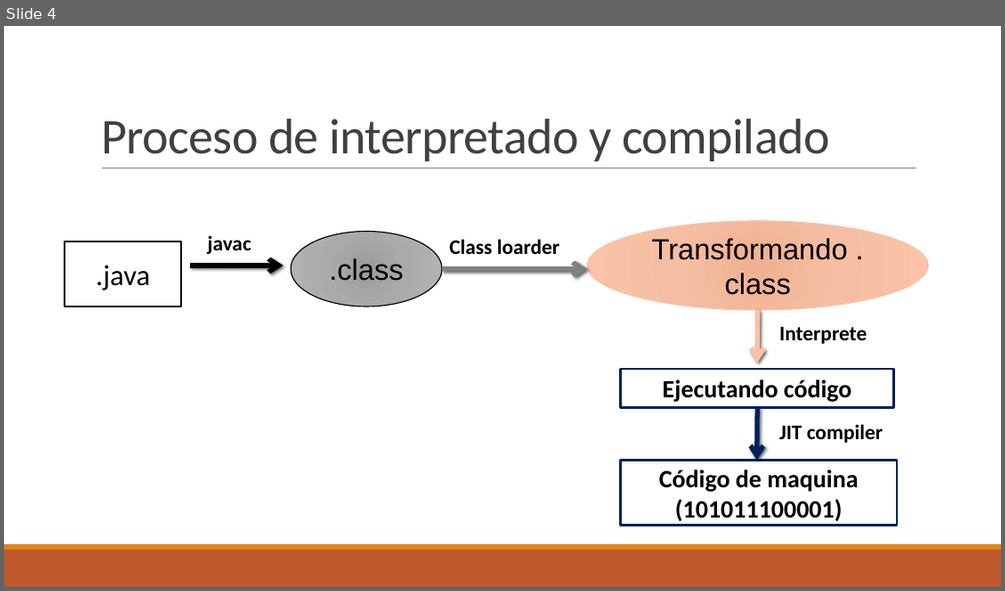
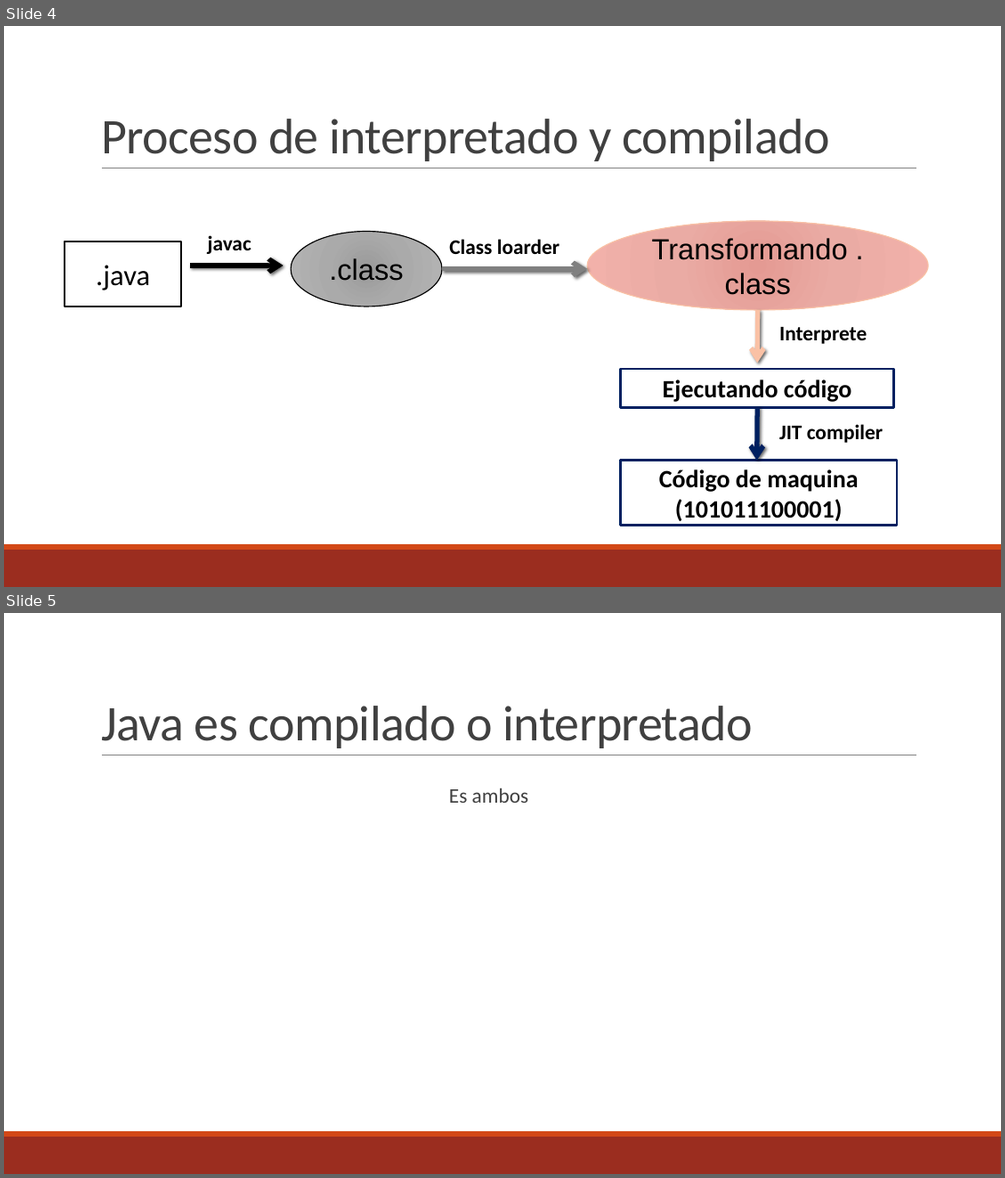
Before and after one commit to JeffersonCabrera/Java, a slide deck: Java.pptx. Shown one above the other, each under a label of ours: slide 4 before the commit, slides 4 and 5 after it. The pictures are 1005x591 and 1005x1178 pixels, drawn with LibreOffice and Linux fonts; fonts in the diff are those of the drawing. Boxes give left, top, right and bottom in pixels: in the first picture for what was removed or moved away, otherwise in the second. Text is boxed around its words. In the diff, an @@ line names an element or a change of style, - is before the commit and + after.

```diff
--- a/Java.pptx
+++ b/Java.pptx
@@ slide 5 added at [4,613,1001,1174], background #FFFFFF; not listed: 3 template elements that a slide beside it also shows @@
@@ title added at [101,706,752,748], 48 pt, text #404040 @@
+Java es compilado o interpretado
@@ text added at [449,788,529,803], 20 pt, text #404040 @@
+  Es ambos
@@ slide 4 changed as well @@
@@ ellipse "Transformando .class" at [587,221,928,310]: fill gradient #F0B191 to #F5BEA4 to #FDC3A8 to gradient #E59B93 to #EBACA5 to #F2B1AA @@
@@ rectangle at [4,549,1001,587]: fill #BD582C to #9B2D1F @@
@@ rectangle at [4,544,1001,549]: fill #E48312 to #D34817 @@
```
Also in this commit, not shown: 3 other slides changed, 1 other slide added, 2 slides removed.
